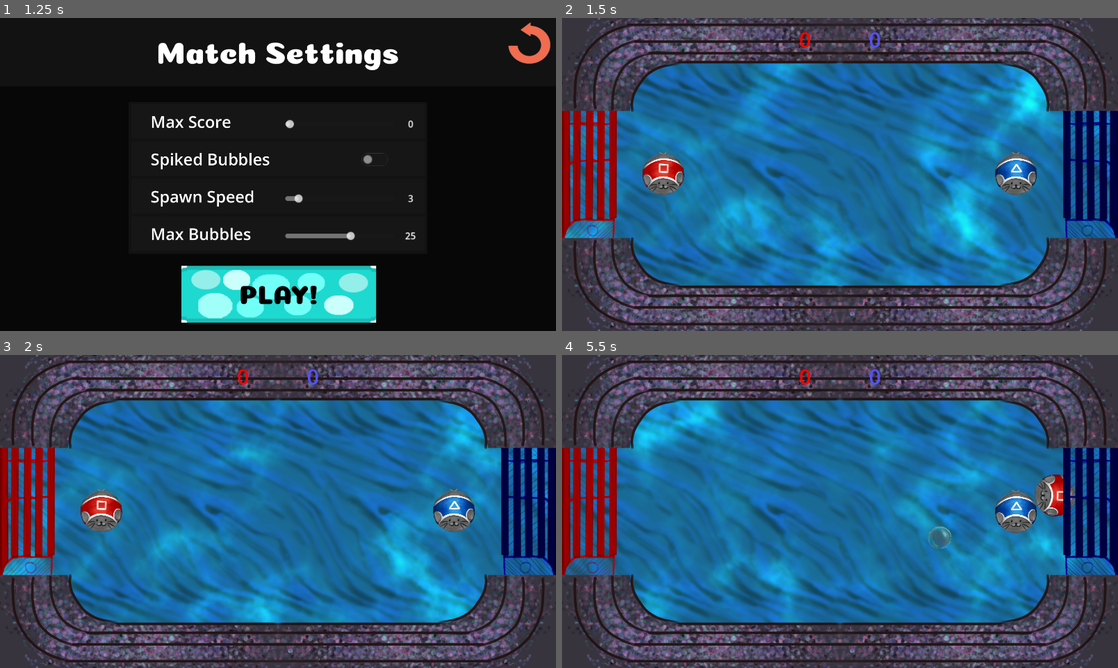
Above: before the commit, frames 1-4 (two rows, left to right).
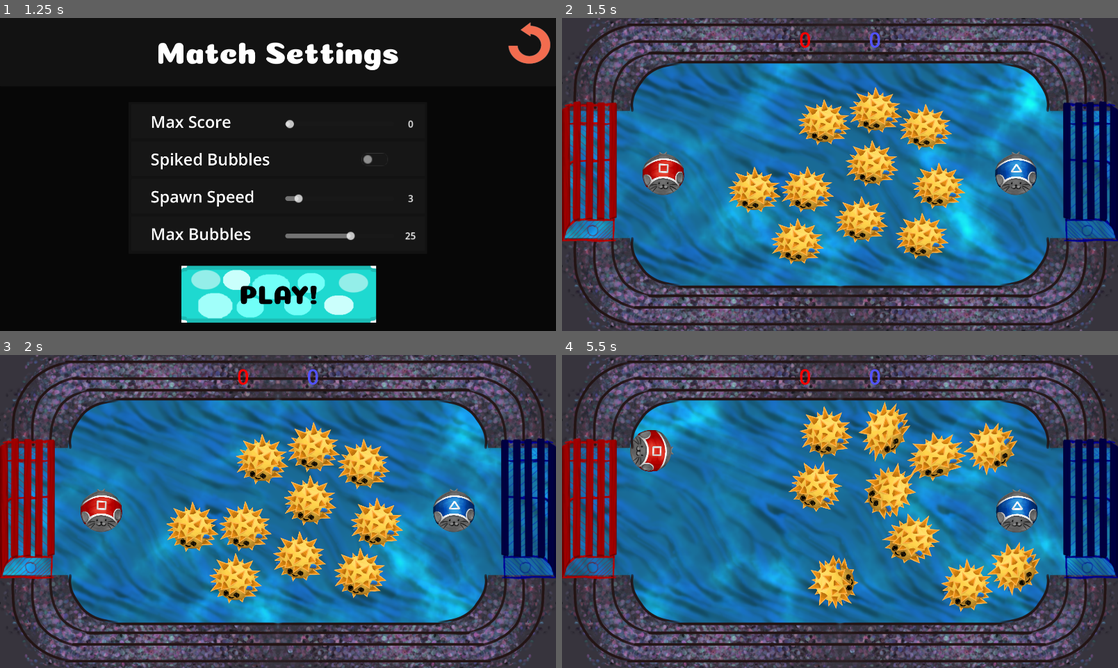
Above: after the commit, the same moments.

Repository: corpusCallosotomy/BubbleBowl
Game: Godot game, scene res://scenes/screens/menus/TitleScreen.tscn
Same seed, same stepped clock (60 frames per second), same inputs: the game is played once before the commit and once after it. The engine's default icon, where the game draws it, is replaced by a stand-in: a white triangle on a blue panel in a dark square.
Inputs:
- Up to frame 1 (1.25 s): click "Play" at 0.5 s
- Up to frame 2 (1.5 s): click "PLAY!" at 1.25 s
- Up to frame 3 (2 s): no input
- Up to frame 4 (5.5 s): hold D (P1_right) 2.03-2.78 s; tap one key every 0.75 s from 2.1 s: Down (P2_down) Left (P2_left) Right (P2_right) Up (P2_up) Down (P2_down); hold S (P1_down) 2.78-3.53 s; hold D (P1_right) 3.53-4.28 s; hold W (P1_up) 4.28-5.03 s; hold A (P1_left) from 5.03 s (still down)

Frame 1 is identical in both runs. In frame 2, 8.6% of the frame differs, in the area x 0-100%, y 22-79%; in frame 3, 9.3%; in frame 4, 11%, in the area x 0-100%, y 14-83%.

Commit message:
puffers are real
pofr

Diff:
--- a/scenes/bubbles/Bubble.gd
+++ b/scenes/bubbles/Bubble.gd
@@ -19,11 +19,11 @@
 var bubbleScale : float = 1.0
 func _ready():
 	self.body_entered.connect(bodyEntered)
-	wobble = 100
+	wobble = 50
 
 
 # Called every frame. 'delta' is the elapsed time since the previous frame.
-func _process(_delta):
+func _physics_process(_delta):
 
 	var velocity = linear_velocity
 
@@ -49,7 +49,7 @@
 
 
 func bodyEntered(body):
-	wobble = 100
+	wobble = 50
 
 	#print("Bubble hit a body")
 	if body.is_in_group("Bubble"):
--- a/scenes/bubbles/SpikeBall.gd
+++ b/scenes/bubbles/SpikeBall.gd
@@ -1,4 +1,6 @@
 extends RigidBody2D
+
+var spikeScene = preload("res://scenes/bubbles/SpikeBubble.tscn")
 
 @export var bubbleSize: int = 1
 
@@ -10,13 +12,18 @@
 
 var bubbleValue : int = 1
 var bubbleScale : float = 1.0
+
+var resetPosition = Vector2.ZERO
+
 func _ready():
+	resetPosition = self.position
+	print(resetPosition)
 	self.body_entered.connect(bodyEntered)
-	wobble = 100
+	wobble = 50
 
 
 # Called every frame. 'delta' is the elapsed time since the previous frame.
-func _process(_delta):
+func _physics_process(_delta):
 
 	var velocity = linear_velocity
 
@@ -37,10 +44,8 @@
 	if(wobble > 0):
 		wobble *= 0.9
 
-
-
 func bodyEntered(body):
-	wobble = 100
+	wobble = 50
 
 	#print("Bubble hit a body")
 	if body.is_in_group("Bubble"):
@@ -50,3 +55,10 @@
 func _on_body_entered(body):
 	#print("HELP")
 	bodyEntered(body)
+
+func teleportHome():
+	# I lied. We're making a duplicate and killing ourselves. LET'S RIDE THE MECHANISM!
+	var spikeInstance = spikeScene.instantiate()
+	add_sibling.call_deferred(spikeInstance)
+	spikeInstance.position=resetPosition
+	queue_free()
--- a/scenes/bubbles/SpikeBubble.tscn
+++ b/scenes/bubbles/SpikeBubble.tscn
@@ -1,7 +1,7 @@
 [gd_scene load_steps=5 format=3 uid="uid://bod2e75lvsqvu"]
 
 [ext_resource type="Script" path="res://scenes/bubbles/SpikeBall.gd" id="1_lqni7"]
-[ext_resource type="Texture2D" uid="uid://blqc01j3w6hci" path="res://icon.svg" id="2_22dkb"]
+[ext_resource type="Texture2D" uid="uid://c5mtueba68sng" path="res://scenes/bubbles/puffer1.png" id="2_8hcdt"]
 
 [sub_resource type="PhysicsMaterial" id="PhysicsMaterial_j8tdy"]
 friction = 0.2
@@ -10,10 +10,9 @@
 [sub_resource type="CircleShape2D" id="CircleShape2D_rp0vr"]
 radius = 91.351
 
-[node name="SpikeBall" type="RigidBody2D" node_paths=PackedStringArray("spriteParent", "sprite") groups=["Bubble"]]
+[node name="SpikeBall" type="RigidBody2D" node_paths=PackedStringArray("spriteParent", "sprite") groups=["Spike"]]
 physics_material_override = SubResource("PhysicsMaterial_j8tdy")
 gravity_scale = 0.0
-lock_rotation = true
 contact_monitor = true
 max_contacts_reported = 1
 linear_damp = 0.5
@@ -24,9 +23,9 @@
 [node name="SpriteParent" type="Node2D" parent="."]
 
 [node name="Sprite" type="Sprite2D" parent="SpriteParent"]
-modulate = Color(0.914332, 0.124436, 0, 1)
-scale = Vector2(1.21875, 1.21875)
-texture = ExtResource("2_22dkb")
+position = Vector2(0, 6)
+scale = Vector2(0.583333, 0.583333)
+texture = ExtResource("2_8hcdt")
 
 [node name="CollisionShape2D" type="CollisionShape2D" parent="."]
 shape = SubResource("CircleShape2D_rp0vr")
--- /dev/null
+++ b/scenes/bubbles/spike_spawner.tscn
@@ -0,0 +1,6 @@
+[gd_scene load_steps=2 format=3 uid="uid://cov2mx0dhro42"]
+
+[ext_resource type="Script" path="res://scenes/screens/arena/spike_spawner.gd" id="1_pp3ju"]
+
+[node name="SpikeSpawner" type="Node2D"]
+script = ExtResource("1_pp3ju")
--- a/scenes/match_data.gd
+++ b/scenes/match_data.gd
@@ -12,7 +12,7 @@
 var maxBubbles = 25
 var bubbleCount: int = 0
 var spikedEnabled = false
-var spikeCount: int = 0
+var spikeCount: int = 10
 
 
 
@@ -38,7 +38,7 @@
 	scores[team] +=size
 
 func getScore(team: int) -> int:
-		print(scores[team])
+		#print(scores[team])
 		return scores[team]
 
 func resetScores() -> void:
--- a/scenes/screens/arena/arena.tscn
+++ b/scenes/screens/arena/arena.tscn
@@ -1,18 +1,14 @@
-[gd_scene load_steps=19 format=3 uid="uid://pbnhy6mm8f56"]
-
+[gd_scene load_steps=20 format=3 uid="uid://pbnhy6mm8f56"]
 
 [ext_resource type="PackedScene" uid="uid://cmkpgtxmycs8j" path="res://scenes/player/Player.tscn" id="1_etxjp"]
-[ext_resource type="PackedScene" path="res://scenes/screens/arena/goal.tscn" id="2_v7y4l"]
-[ext_resource type="Texture2D" uid="uid://b8hixirqnrfff" path="res://scenes/screens/arena/fieldmap.png" id="3_khlq0"]
 [ext_resource type="PackedScene" uid="uid://0rjhmhgrhrex" path="res://scenes/screens/arena/goal.tscn" id="2_v7y4l"]
+[ext_resource type="PackedScene" uid="uid://cov2mx0dhro42" path="res://scenes/bubbles/spike_spawner.tscn" id="3_x5vn2"]
 [ext_resource type="Texture2D" uid="uid://ca4ll8jd3evah" path="res://scenes/screens/arena/quickbg.png" id="4_cehqr"]
 [ext_resource type="Script" path="res://scenes/screens/arena/bubble_spawner.gd" id="5_k3v74"]
-
 [ext_resource type="Script" path="res://scripts/score_display.gd" id="6_alnfp"]
 [ext_resource type="Texture2D" uid="uid://qoo2rshqtl53" path="res://VFX/Sand_Texture_V2.png" id="6_jblcl"]
 [ext_resource type="Shader" path="res://VFX/VFX_Scene_Test.gdshader" id="8_12cvm"]
 [ext_resource type="Texture2D" uid="uid://blqc01j3w6hci" path="res://icon.svg" id="9_6inbr"]
-
 
 [sub_resource type="CircleShape2D" id="CircleShape2D_w3glh"]
 radius = 51.4781
@@ -71,6 +67,10 @@
 position = Vector2(1569, 540)
 isPlayer1 = false
 
+[node name="Fieldmap" type="Sprite2D" parent="."]
+texture = ExtResource("4_cehqr")
+centered = false
+
 [node name="Goal" parent="." instance=ExtResource("2_v7y4l")]
 modulate = Color(1, 0, 0, 1)
 position = Vector2(71, 540)
@@ -80,6 +80,9 @@
 position = Vector2(1849, 540)
 isPlayer1Goal = false
 
+[node name="SpikeSpawner" parent="." instance=ExtResource("3_x5vn2")]
+position = Vector2(960, 338)
+
 [node name="BubbleSpawner" type="Area2D" parent="."]
 position = Vector2(1010, 492)
 monitorable = false
@@ -87,10 +90,6 @@
 
 [node name="CollisionShape2D" type="CollisionShape2D" parent="BubbleSpawner"]
 shape = SubResource("CircleShape2D_w3glh")
-
-[node name="Fieldmap" type="Sprite2D" parent="."]
-texture = ExtResource("4_cehqr")
-centered = false
 
 [node name="Field Bounds" type="Node" parent="."]
 
--- a/scenes/screens/arena/goal.gd
+++ b/scenes/screens/arena/goal.gd
@@ -14,7 +14,7 @@
 
 
 func _on_body_entered(body):
-	#print(body)
+	print(body)
 	if body.is_in_group("Bubble"):
 		makeConfetti()
 		body.killBubble()
@@ -28,6 +28,8 @@
 			$AudioStreamPlayer2D.pitch_scale = 0.9 + (scoreToAdd/10.0)
 
 			$AudioStreamPlayer2D.play()
+	if body.is_in_group("Spike"):
+		body.teleportHome()
 
 func makeConfetti():
 	var confettiInstance = confettiParticleScene.instantiate()
--- /dev/null
+++ b/scenes/screens/arena/spike_spawner.gd
@@ -0,0 +1,40 @@
+extends Node2D
+
+var rng = RandomNumberGenerator.new()
+var spikeScene = preload("res://scenes/bubbles/SpikeBubble.tscn")
+
+
+func _ready():
+	if MatchData.spikeCount==0:
+		queue_free()
+	else:
+		spawnLoop()
+
+func spawnSpike():
+	var spikeInstance = spikeScene.instantiate()
+	add_sibling.call_deferred(spikeInstance)
+	spikeInstance.position=self.position
+
+func tryPosition():
+	var spawnX = rng.randf_range(677.0, 1312.0)
+	var spawnY = rng.randf_range(211.0, 830.0)
+	self.position=Vector2(spawnX, spawnY)
+
+	spawnSpike()
+
+func spawnLoop():
+	var remainingSpikesToSpawn = MatchData.spikeCount
+	while remainingSpikesToSpawn>0:
+		tryPosition()
+		remainingSpikesToSpawn-=1
+
+#func spawnSpikes():
+	#
+	#var spawnX = rng.randf_range(677.0, 1312.0)
+	#var spawnY = rng.randf_range(211.0, 830.0)
+	#self.position=Vector2(spawnX, spawnY)
+	#
+	#
+	#var spikeInstance = spikeScene.instantiate()
+	#add_sibling.call_deferred(spikeInstance)
+	#spikeInstance.position=self.position
Binary file added: scenes/bubbles/puffer1.png
Not shown, added: scenes/bubbles/puffer1.png.import
